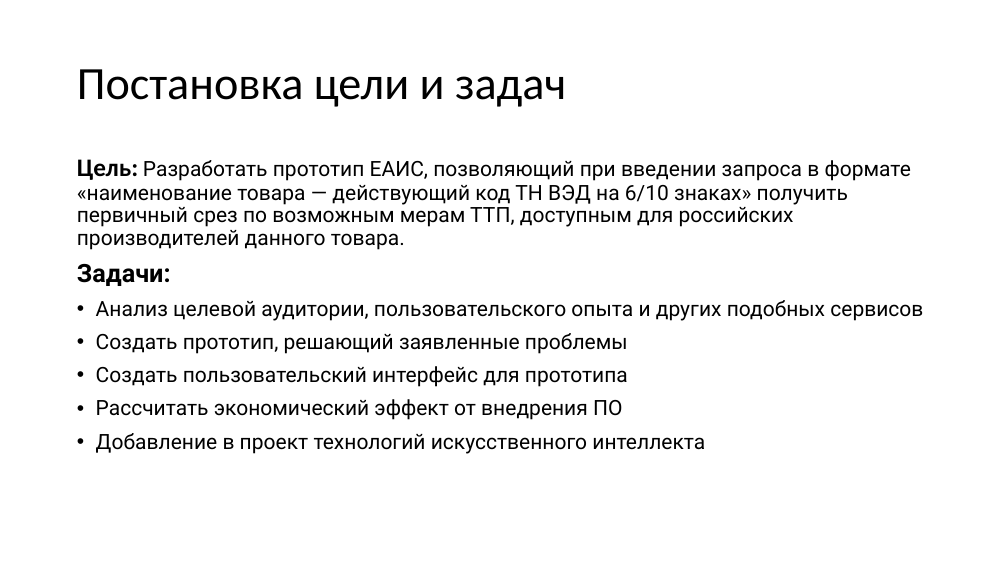
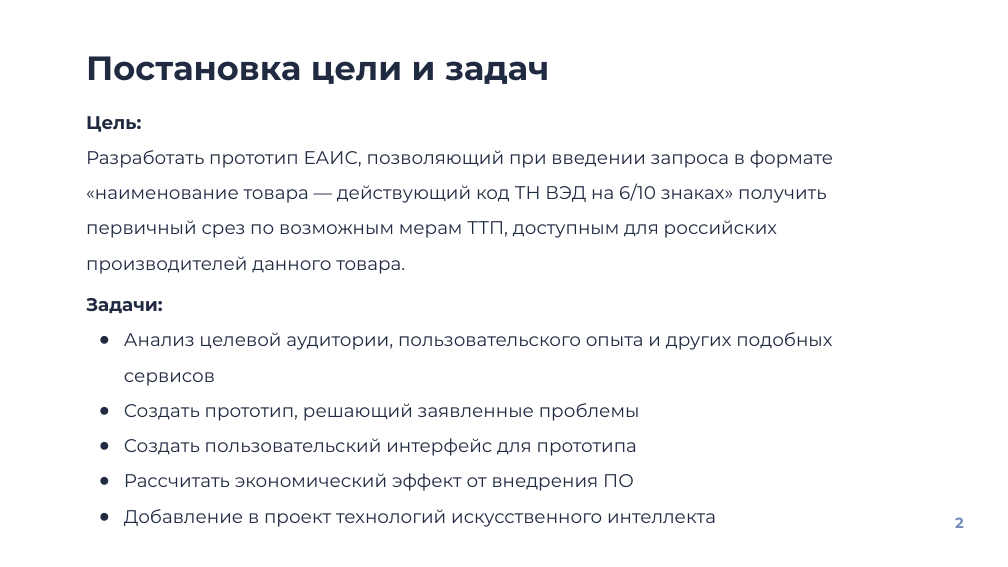
Before and after one commit to maxikfedorov/trade-defense-platform, a slide deck: slide 2 of assets/НейроСанитары_Моспром_v1.pptx. Drawn at 1008x567 pixels with LibreOffice and Linux fonts; fonts in the diff are those of the drawing. Boxes give left, top, right and bottom in pixels: in the first picture for what was removed or moved away, otherwise in the second. Text is boxed around its words. In the diff, an @@ line names an element or a change of style, - is before the commit and + after.

```diff
--- a/assets/НейроСанитары_Моспром_v1.pptx
+++ b/assets/НейроСанитары_Моспром_v1.pptx
@@ title "Постановка цели и задач": place and size @@
-title "Постановка цели и задач" at (77, 69, 566, 107)
+title "Постановка цели и задач" at (86, 56, 549, 84)
@@ title "Постановка цели и задач" at (86, 56, 549, 84): size 44 to 32 pt, font Calibri to Montserrat, text colour #000000 to #202A41, bold on; line spacing 0.9 to 1; vertical alignment middle to top @@
@@ text "Цель:": place and size @@
-text "Цель:" at (77, 159, 923, 454)
+text "Цель:" at (86, 116, 834, 527)
@@ text at (86, 116, 834, 274): text changed; size 20 to 17.5 pt; font Roboto to Montserrat; text colour #000000 to #202A41 @@
-Цель: Разработать прототип ЕАИС, позволяющий при введении запроса в формате «наименование товара — действующий код ТН ВЭД на 6/10 знаках» получить первичный срез по возможным мерам ТТП, доступным для российских производителей данного товара.
+Цель:
+Разработать прототип ЕАИС, позволяющий при введении запроса в формате «наименование товара — действующий код ТН ВЭД на 6/10 знаках» получить первичный срез по возможным мерам ТТП, доступным для российских производителей данного товара.
@@ text at (86, 298, 832, 527): size 24 to 17.5 pt in "Задачи:"; font Roboto to Montserrat, text colour #000000 to #202A41 in "Задачи:", "Анализ целевой аудитории, пользовательского опыта и других ...", "Создать прототип, решающий заявленные проблемы", "Создать пользовательский интерфейс для прототипа" and 2 more places; size 20 to 17.5 pt in "Анализ целевой аудитории, пользовательского опыта и других ...", "Создать прототип, решающий заявленные проблемы", "Создать пользовательский интерфейс для прототипа", "Рассчитать экономический эффект от внедрения ПО" and 1 more places; line spacing 0.9 to 1.6; less space between paragraphs; bullet • to ● @@
@@ text added at (955, 517, 964, 528), 14 pt, text #758ABB, bold @@
+2
```
Also in this commit, not shown: 4 other slides changed, 6 slides added, 5 slides removed, 4 other files.
